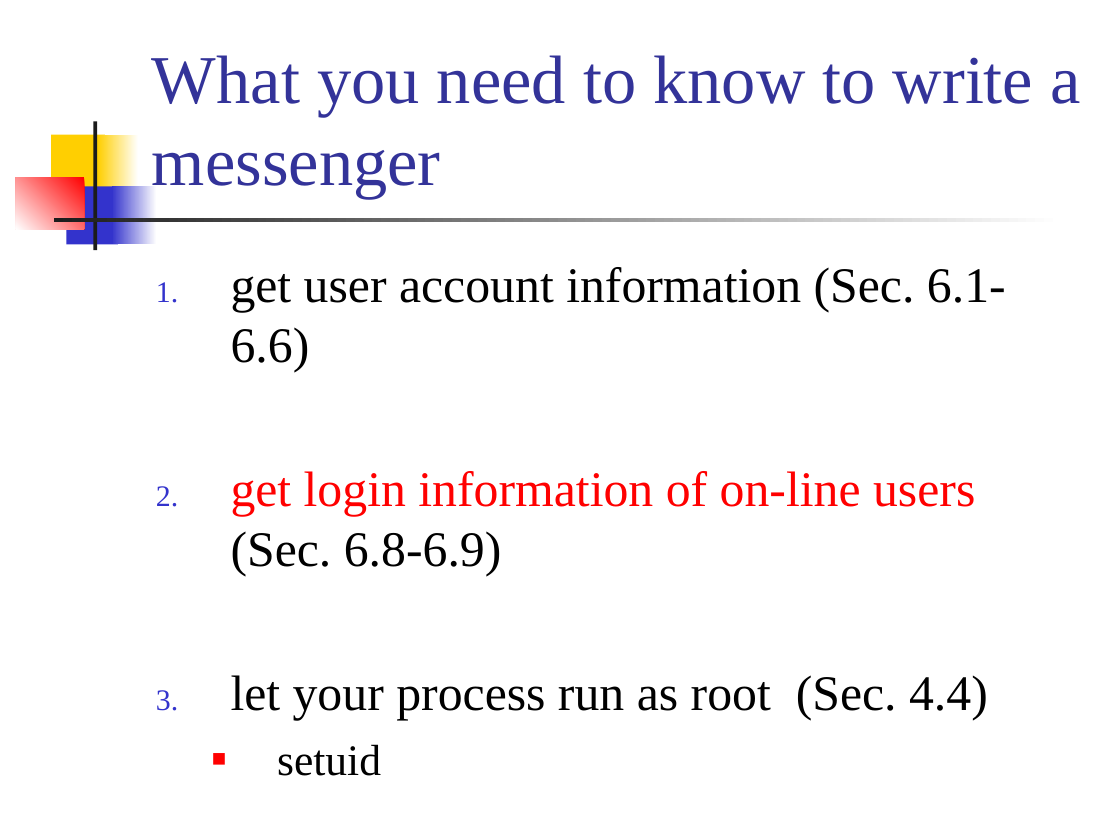
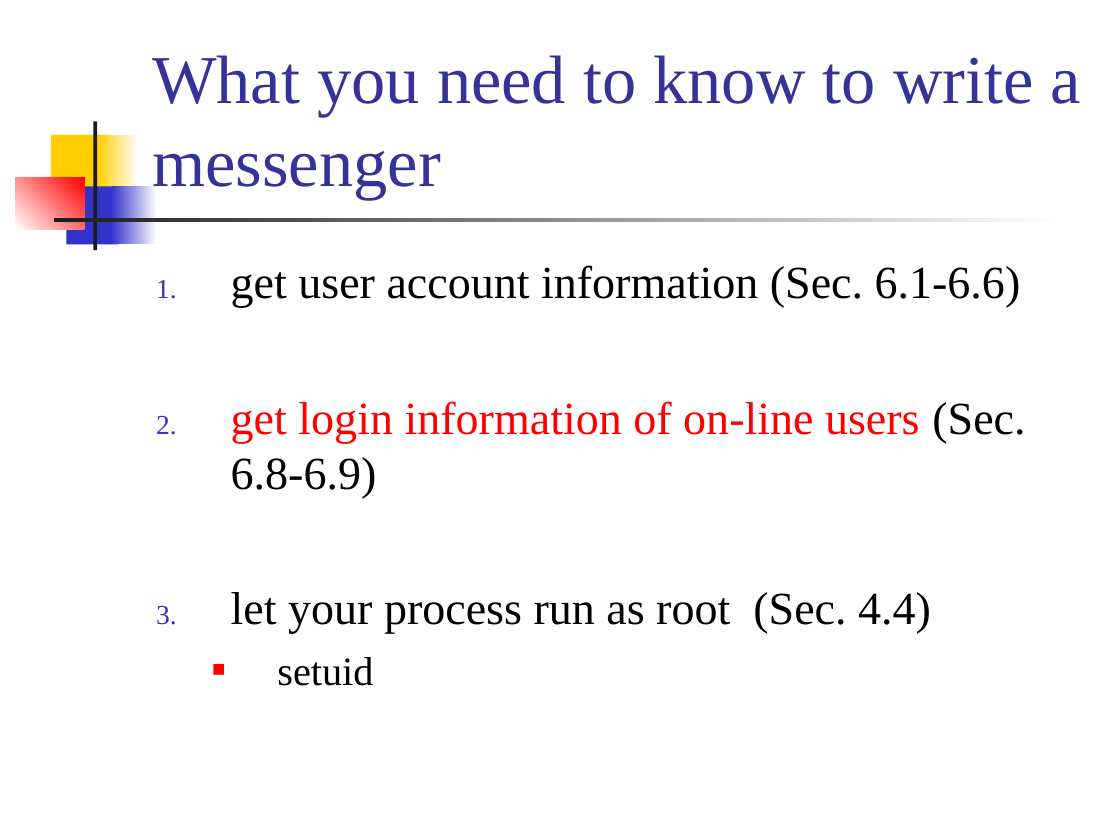
Before and after one commit to CGUSystemCourses/Unix-2015, a slide deck: slide 29 of Lectures/lec06-user_info/lec06-user_info.ppt (slide 30 before the commit). Drawn at 1120x840 pixels with LibreOffice and Linux fonts; fonts in the diff are those of the drawing. Boxes give left, top, right and bottom in pixels: in the first picture for what was removed or moved away, otherwise in the second. Text is boxed around its words. In the diff, an @@ line names an element or a change of style, - is before the commit and + after.

```diff
--- a/Lectures/lec06-user_info/lec06-user_info.ppt
+++ b/Lectures/lec06-user_info/lec06-user_info.ppt
@@ text "get user account information (Sec. ..." at (231, 265, 1025, 686): size 32 to 29.6 pt; size 28 to 25.9 pt in "setuid" @@
```
Also in this commit, not shown: 43 other slides changed, 1 slide removed, 3 other files.
